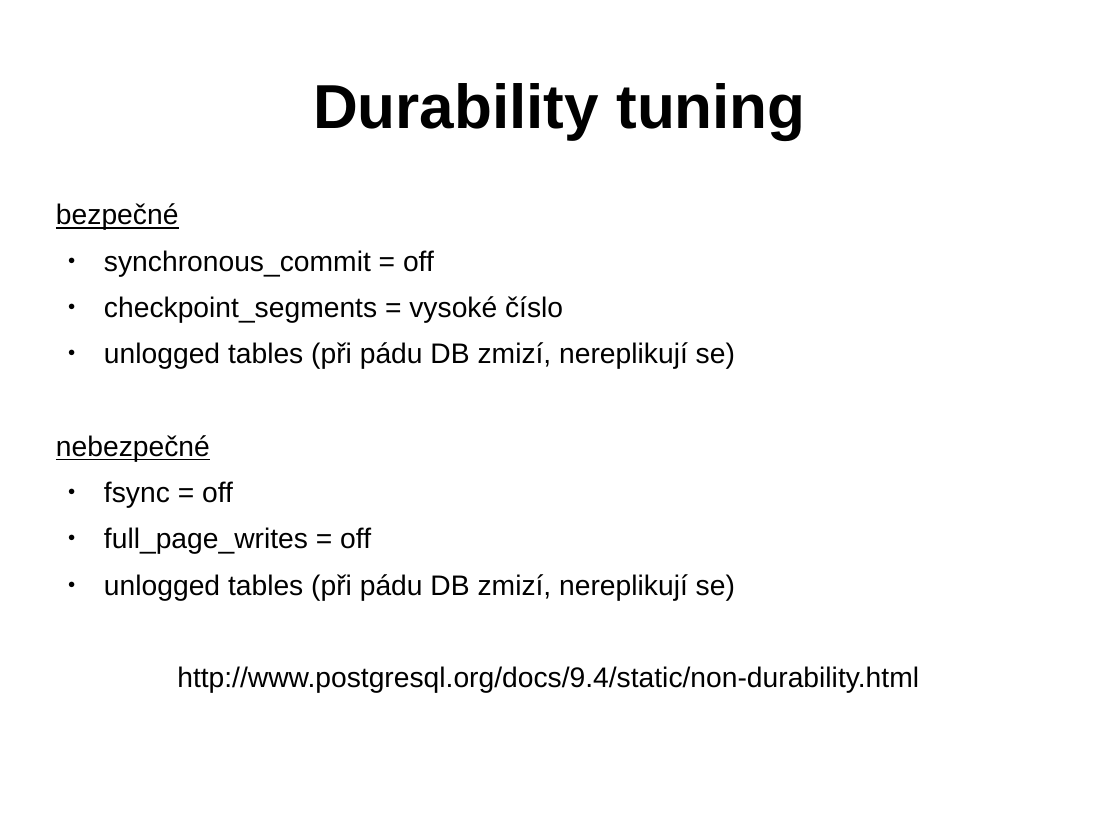
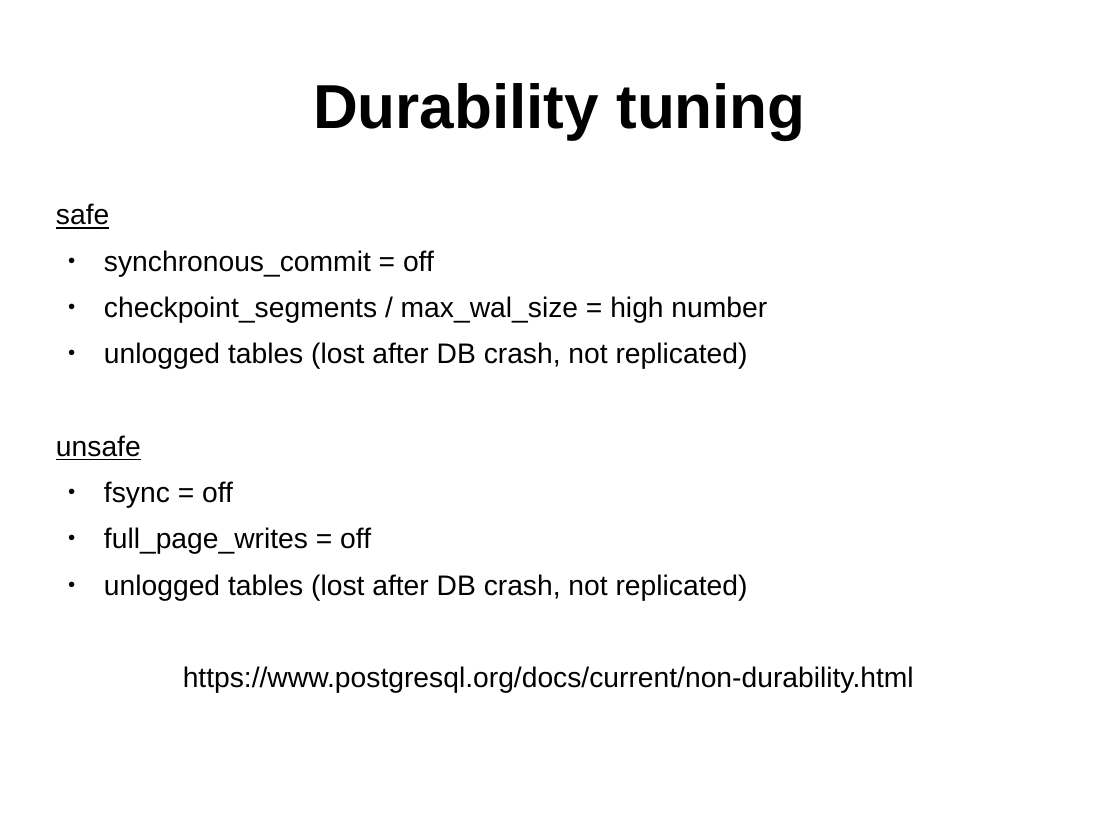
Before and after one commit to tvondra/perf_tuning_training, a slide deck: slide 39 of perf-tuning-training.odp (slide 36 before the commit). Drawn at 1120x840 pixels with LibreOffice and Linux fonts; fonts in the diff are those of the drawing. Boxes give left, top, right and bottom in pixels: in the first picture for what was removed or moved away, otherwise in the second. Text is boxed around its words. In the diff, an @@ line names an element or a change of style, - is before the commit and + after.

```diff
--- a/perf-tuning-training.odp
+++ b/perf-tuning-training.odp
@@ text at box(56, 203, 109, 229): text changed @@
-bezpečné
+safe
@@ text at box(56, 296, 767, 460): text changed @@
-● checkpoint_segments = vysoké číslo
-● unlogged tables (při pádu DB zmizí, nereplikují se)
-nebezpečné
+● checkpoint_segments / max_wal_size = high number
+● unlogged tables (lost after DB crash, not replicated)
+unsafe
@@ text at box(104, 574, 914, 693): text changed @@
-● unlogged tables (při pádu DB zmizí, nereplikují se)
-http://www.postgresql.org/docs/9.4/static/non-durability.html
+● unlogged tables (lost after DB crash, not replicated)
+https://www.postgresql.org/docs/current/non-durability.html
```
Also in this commit, not shown: 24 other slides changed, 13 slides added, 25 slides removed, 1 other file.
